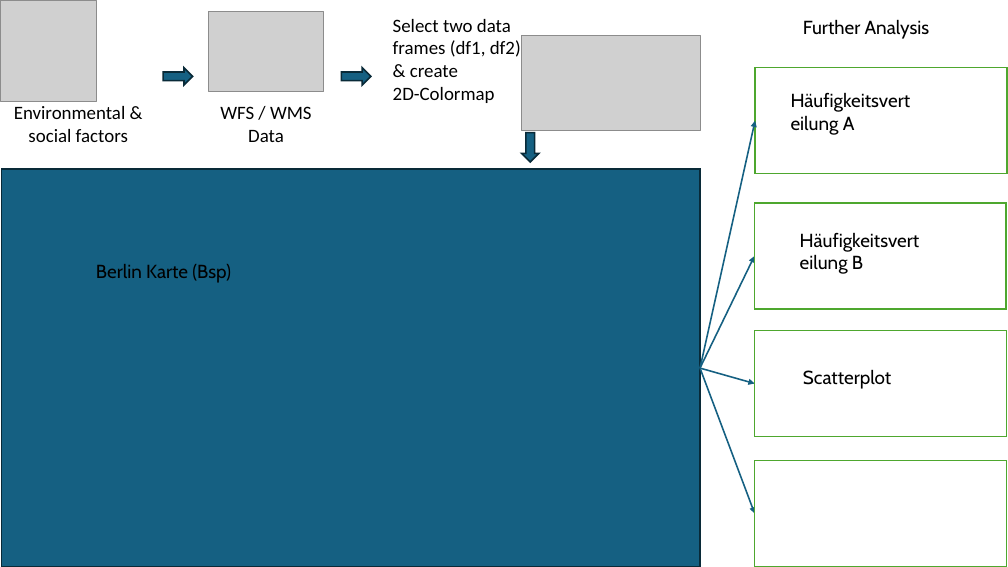
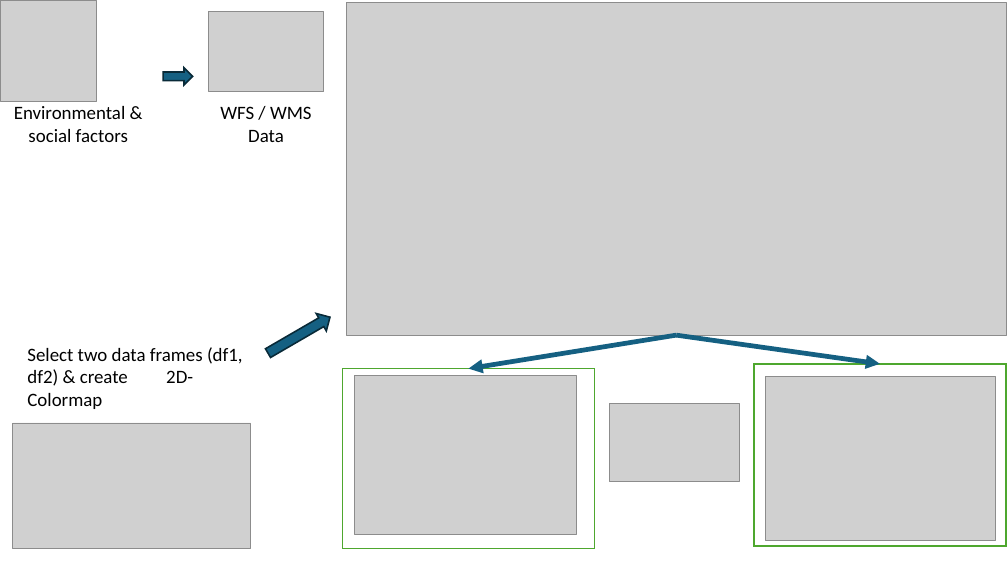
Before and after one commit to alexander-mayer/r-project-berlin, a slide deck: slide 1 of graphical_abstract/first_draft.pptx. Drawn at 1008x567 pixels with LibreOffice and Linux fonts; fonts in the diff are those of the drawing; grey boxes stand for pictures. Boxes give left, top, right and bottom in pixels: in the first picture for what was removed or moved away, otherwise in the second. Text is boxed around its words. In the diff, an @@ line names an element or a change of style, - is before the commit and + after.

```diff
--- a/graphical_abstract/first_draft.pptx
+++ b/graphical_abstract/first_draft.pptx
@@ picture added at <box>346,2,1006,335</box> @@
@@ text removed at <box>803,19,930,39</box> @@
-Further Analysis
@@ rectangle removed at <box>755,67,1007,173</box> @@
@@ text removed at <box>843,116,855,130</box> @@
-Häufigkeitsverteilung A
@@ right arrow removed at <box>522,132,539,162</box> @@
@@ arrow removed from (700, 368) to (755, 121) @@
@@ rectangle removed at <box>2,169,700,567</box> @@
@@ rectangle removed at <box>755,203,1006,309</box> @@
@@ text removed at <box>96,264,231,283</box> @@
-Berlin Karte (Bsp)
@@ arrow removed from (700, 368) to (755, 256) @@
@@ text removed at <box>852,255,863,269</box> @@
-Häufigkeitsverteilung B
@@ right arrow at <box>263,309,335,362</box>: rotation 0 to 329 degrees @@
@@ text "Select two data frames (df1, ..." rewrapped from <box>393,19,521,103</box> to <box>27,347,243,409</box> @@
@@ arrow moved from (700, 368) - (755, 383) to (676, 335) - (469, 369) @@
@@ arrow (676, 335) - (469, 369): stroke #156082 1.5 pt to #156082 4.5 pt @@
@@ arrow added from (676, 335) to (880, 364), #156082 4.5 pt @@
@@ rectangle: place and size @@
-rectangle at <box>755,330,1006,436</box>
+rectangle at <box>343,369,594,549</box>
@@ picture added at <box>354,376,576,534</box> @@
@@ arrow removed from (700, 368) to (755, 513) @@
@@ rectangle: place and size @@
-rectangle at <box>755,461,1006,566</box>
+rectangle at <box>754,364,1006,546</box>
@@ picture added at <box>766,377,996,541</box> @@
@@ text removed at <box>803,369,891,389</box> @@
-Scatterplot
@@ picture added at <box>609,404,740,482</box> @@
@@ picture: place and size @@
-picture at <box>522,36,700,129</box>
+picture at <box>13,423,251,548</box>
```
Also in this commit, not shown: 7 other files.
